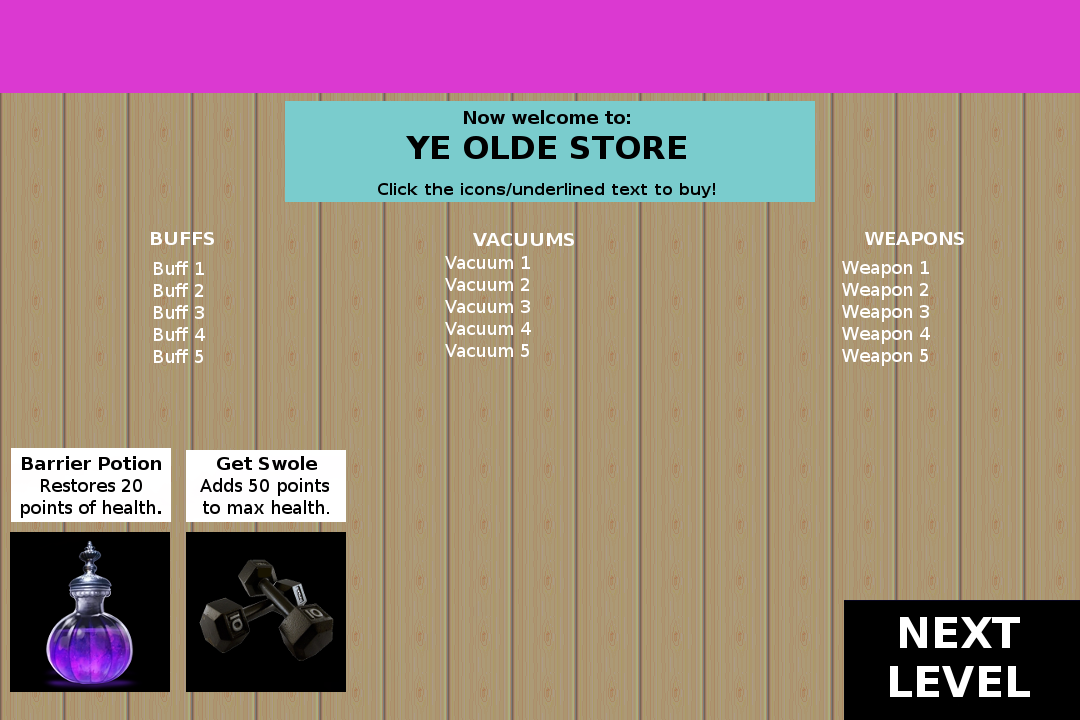
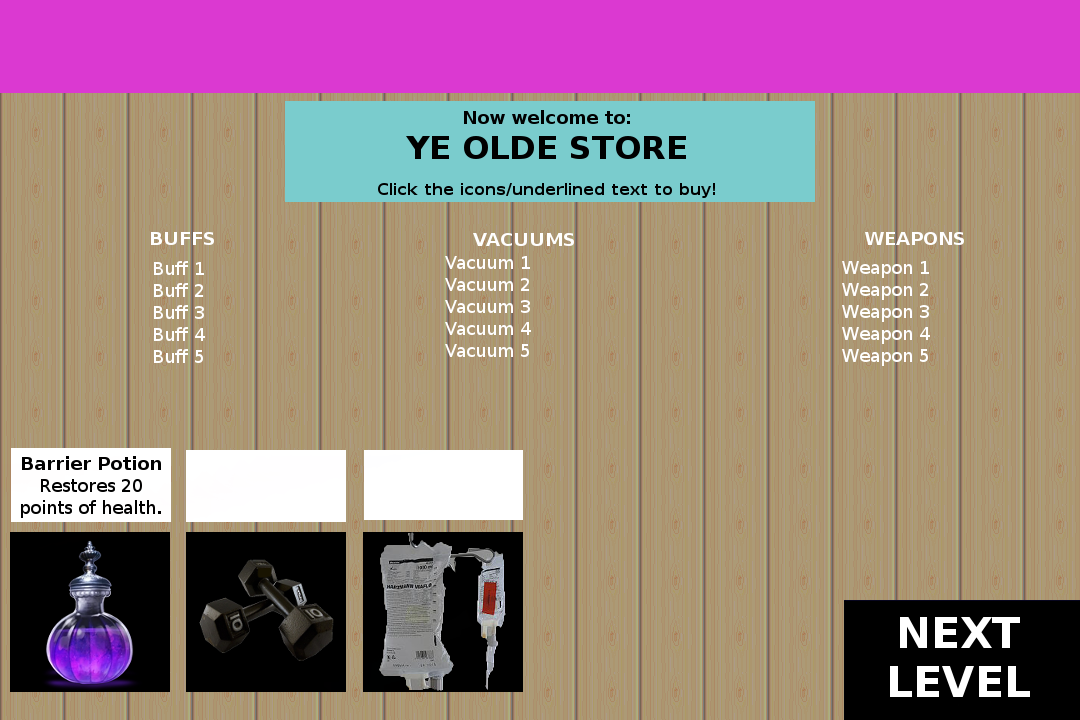
Layered file, before and after one edit (w=1080, h=720). Changes by layer:
removed layer "Get Swole ..." over box(200, 456, 329, 514)
added layer "IV Drip" above "Buff 1 ..." over box(363, 450, 523, 692)
